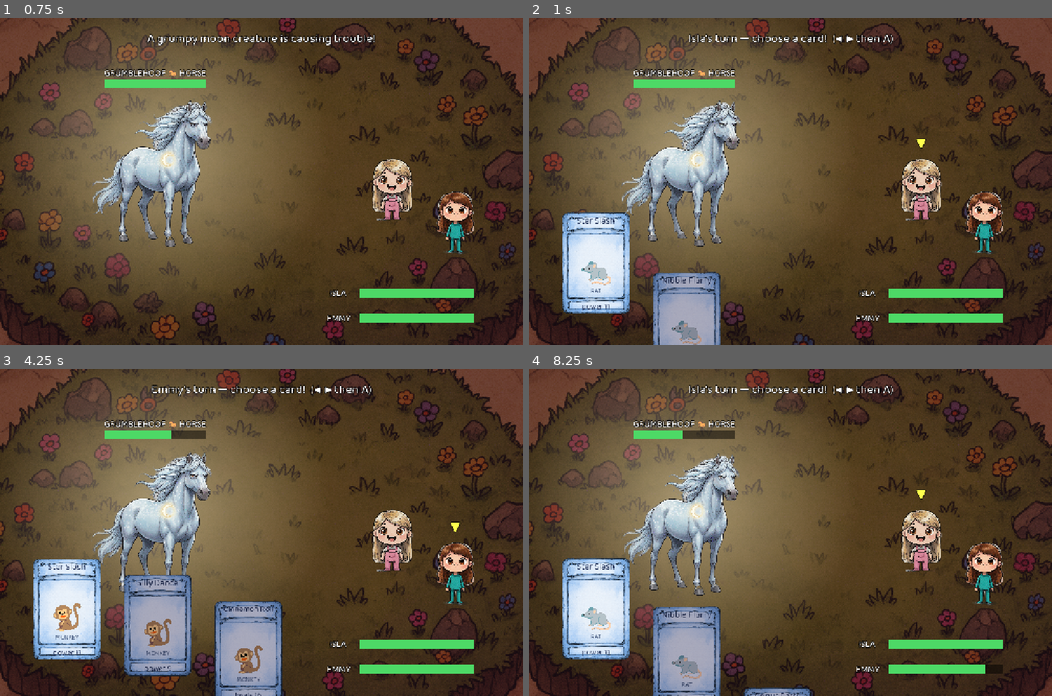
Above: before the commit, frames 1-4 (two rows, left to right).
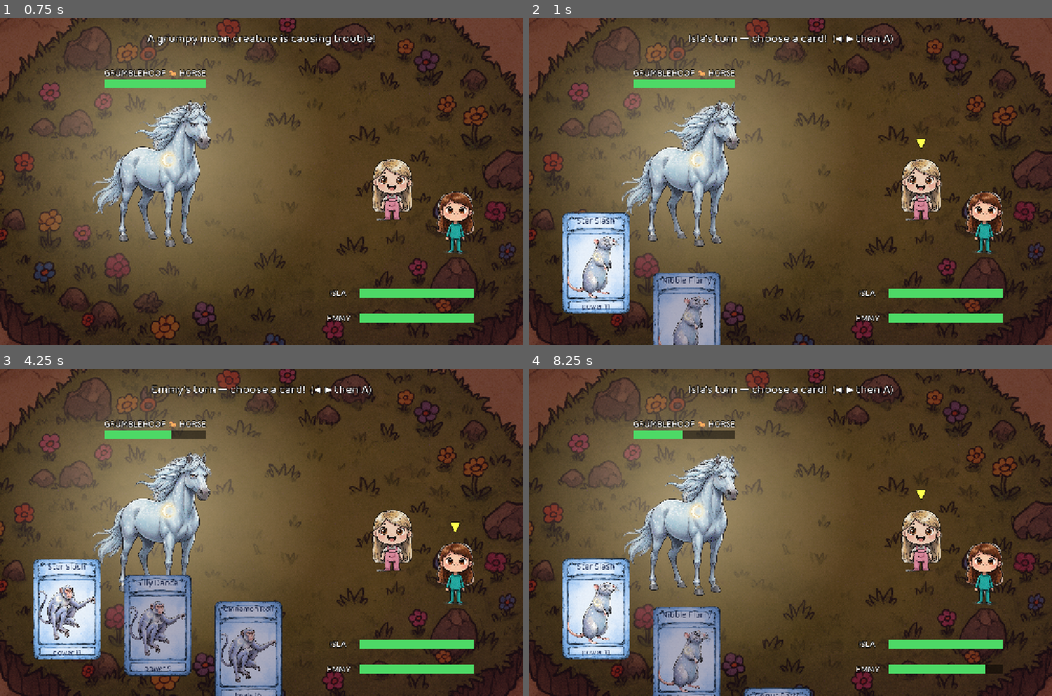
Above: after the commit, the same moments.

Repository: andyfreed/isla-emmy-deck
Game: Godot game, scene res://battle.tscn
Two runs of this game, one before a commit and one after it. Both use one fixed random seed, a clock stepped at 60 frames per second and the inputs below. This scene is started directly instead of the project's main scene.
Inputs (mouse positions are in pixels of both pictures, inside the frame that each line leads up to):
- Up to frame 1 (0.75 s): tap Enter (ui_accept) at 0.5 s; move the mouse to (376, 165) at 0.52 s; hold Right (ui_right) from 0.53 s (still down); click (376, 165) at 0.67 s
- Up to frame 2 (1 s): keep holding Right (ui_right); tap Enter (ui_accept) at 0.77 s
- Up to frame 3 (4.25 s): release Right (ui_right) at 1.25 s; drag from (156, 548) to (235, 597) at 1.27 s; tap A at 2, 2.75 s; move the mouse to (313, 460) at 2.02 s; hold Right (ui_right) 2.03-2.75 s; drag from (235, 597) to (104, 483) at 2.77 s; move the mouse to (418, 581) at 3.52 s; hold Left (ui_left) from 3.53 s (still down); tap Enter (ui_accept) at 3.77 s
- Up to frame 4 (8.25 s): release Left (ui_left) at 4.25 s; drag from (633, 483) to (712, 450) at 4.27 s; tap A at 5, 5.75 s; move the mouse to (816, 532) at 5.02 s; hold Down (ui_down) 5.03-5.75 s; click (816, 532) at 5.17 s; drag from (712, 450) to (685, 548) at 5.77 s; move the mouse to (905, 516) at 6.52 s; hold Up (ui_up) 6.53-7.25 s; tap Enter (ui_accept) at 6.77 s; drag from (685, 548) to (764, 597) at 7.27 s; move the mouse to (842, 460) at 8.02 s; hold Down (ui_down) from 8.03 s (still down)

Frame 1 is identical in both runs. In frame 2, 1.1% of the frame differs, in the area x 7-36%, y 66-100%; in frame 3, 2.3%, in the area x 7-53%, y 66-96%; in frame 4, 1.3%.

Commit message:
Wire grandma v2 + first real zodiac card art (rat/monkey/horse)
- grandma v2 from art side: solid lower body at the source — verified by
  alpha scan + in-game zoom; replaces the surgically patched v1
- card illustrations: Andy & the girls picked rat_01 / monkey_01 /
  horse_02 from the art side's 3x3 variant drop -> assets/cards/
- battle.gd: crop the ~25px delivery bleed via AtlasTexture so the art
  seats exactly in the card window; drop the sign text label on cards
  with real art (it hid behind the creature; emoji cards keep it)

Co-Authored-By: Claude Fable 5 <noreply@anthropic.com>
Claude-Session: https://claude.ai/code/session_01Pj6rLv3ZB9ibZXavBU1qyt

Diff:
--- a/scripts/battle.gd
+++ b/scripts/battle.gd
@@ -425,9 +425,19 @@
 		# art window ≈ x95-505 / y210-675 @600x840 → local /3. Real zodiac
 		# illustrations drop in automatically once delivered; emoji until then.
 		var art_path := "res://assets/cards/card_%s.png" % str(m["sign"])
-		if ResourceLoader.exists(art_path):
+		var has_art := ResourceLoader.exists(art_path)
+		if has_art:
 			var artt := TextureRect.new()
-			artt.texture = load(art_path)
+			var tex := load(art_path) as Texture2D
+			if tex.get_width() >= 410 and tex.get_height() >= 465:
+				# deliveries carry ~25px of bleed past the window — crop it off
+				var at := AtlasTexture.new()
+				at.atlas = tex
+				at.region = Rect2((tex.get_width() - 410.0) * 0.5,
+						(tex.get_height() - 465.0) * 0.5, 410.0, 465.0)
+				artt.texture = at
+			else:
+				artt.texture = tex
 			artt.expand_mode = TextureRect.EXPAND_IGNORE_SIZE
 			artt.stretch_mode = TextureRect.STRETCH_KEEP_ASPECT_CENTERED
 			artt.position = Vector2(32, 70)
@@ -442,14 +452,15 @@
 			art.horizontal_alignment = HORIZONTAL_ALIGNMENT_CENTER
 			card.add_child(art)
 
-		var sign_l := Label.new()
-		sign_l.text = str(m["sign"]).to_upper()
-		sign_l.add_theme_font_size_override("font_size", 15)
-		sign_l.add_theme_color_override("font_color", Color(0.30, 0.38, 0.52))
-		sign_l.position = Vector2(0, 196)
-		sign_l.size = Vector2(cw, 22)
-		sign_l.horizontal_alignment = HORIZONTAL_ALIGNMENT_CENTER
-		card.add_child(sign_l)
+		if not has_art:   # real illustrations ARE the animal — label only helps emoji
+			var sign_l := Label.new()
+			sign_l.text = str(m["sign"]).to_upper()
+			sign_l.add_theme_font_size_override("font_size", 15)
+			sign_l.add_theme_color_override("font_color", Color(0.30, 0.38, 0.52))
+			sign_l.position = Vector2(0, 196)
+			sign_l.size = Vector2(cw, 22)
+			sign_l.horizontal_alignment = HORIZONTAL_ALIGNMENT_CENTER
+			card.add_child(sign_l)
 
 		var info := Label.new()  # bottom strip
 		var hits := int(m["hits"])
Binary file added: assets/cards/card_horse.png
Not shown, added: assets/cards/card_horse.png.import
Binary file added: assets/cards/card_monkey.png
Not shown, added: assets/cards/card_monkey.png.import
Binary file added: assets/cards/card_rat.png
Not shown, added: assets/cards/card_rat.png.import
Binary file changed: assets/npcs/grandma.png
